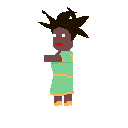
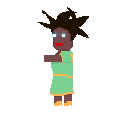
Revision of a layered w=128, h=128 image; what changed, layer by layer:
added layer "Layer 2" above "Layer 1" over [50, 27, 73, 55]
